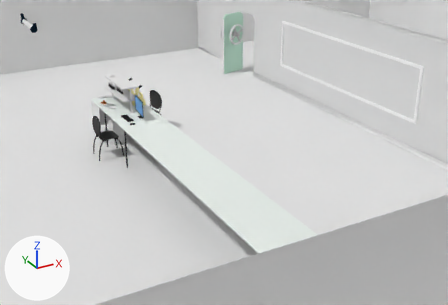
What one commit did to the Blender file Графика/Военная_база/лаба/laba.blend.
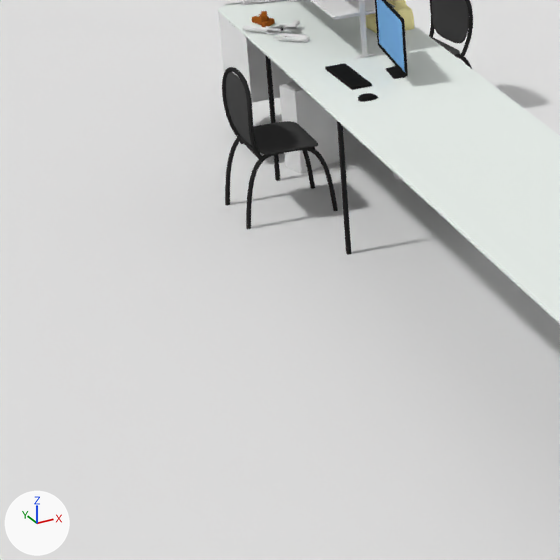
Each version appears first from a 50 mm lens placed at (-20.75, -10.88, 15.65), pointed at (-5.37, 17.07, 1.67), and next in a close-up on the part from 7% to 42% of the width and 32% to 83% of the height. Arrows for +X, +Y and +Z are at lower left; the lights stay in place.

Script lines for the objects in view, before the commit:
```python
ob_beziercurve_003 = bpy.data.objects.new('BezierCurve.003', cu_beziercurve_003)
ob_beziercurve_003.parent = ob_plane_020
ob_beziercurve_003.location = (-12.45, 22.92, 0.0)
ob_beziercurve_003.scale = (0.52, 0.52, 0.52)
ob_cube_014 = bpy.data.objects.new('Cube.014', me_cube_010)
ob_cube_014.location = (-7.44, 24.61, 2.87)
ob_cube_014.rotation_euler = (0.0, 0.0, -1.47)  # degrees (0, 0, -84)
ob_cube_014.scale = (0.331, 0.331, 0.331)
ob_plane_021 = bpy.data.objects.new('Plane.021', me_plane_016)
ob_plane_021.parent = ob_plane_020
ob_plane_021.location = (-12.45, 23.48, 1.304)
ob_plane_021.scale = (0.654, 0.654, 0.654)
# also in view: 'Cube.005' at (-8.85, 25.08, 0.73); 'Plane.013' at (-11.23, 21.05, 0.04); 'Cube.003' at (-8.38, 15.49, 1.19); 'Plane.002' at (-8.36, 25.09, 3.34); 'Plane.011' at (-8.39, 15.5, 2.52)
```
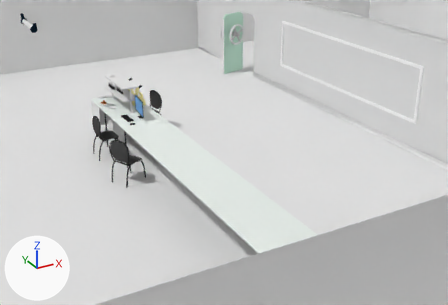
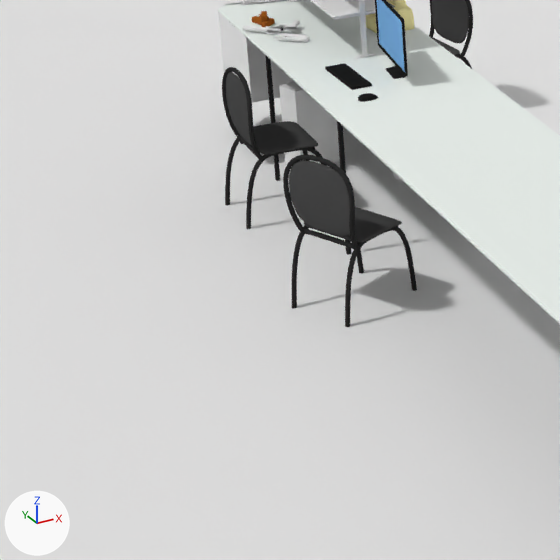
What differs and where, as boxes (x1, y1, x2, y2) in the close-ups (560 x 560 px):
'Plane.034', added: after (289, 160, 350, 236)
'BezierCurve.005', added (black): after (283, 155, 417, 327)
'Plane.035', added: after (304, 207, 402, 242)

The change, as a diff of the scene's bpy script:
```diff
--- a/Графика/Военная_база/лаба/laba.blend.py
+++ b/Графика/Военная_база/лаба/laba.blend.py
@@ ob_beziercurve_005 @@
+ob_beziercurve_005 = bpy.data.objects.new('BezierCurve.005', cu_beziercurve_003)
+ob_beziercurve_005.parent = ob_plane_034
+ob_beziercurve_005.matrix_parent_inverse = Matrix(((0.0, 0.0, -1.633, 3.141), (0.0, 1.633, 0.0, -38.37), (1.633, 0.0, 0.0, 21.36), (0.0, 0.0, 0.0, 1.0)))
+ob_beziercurve_005.location = (-12.45, 22.92, 0.0)
+ob_beziercurve_005.scale = (0.52, 0.52, 0.52)
@@ ob_plane_034 @@
+ob_plane_034 = bpy.data.objects.new('Plane.034', me_plane_008)
+ob_plane_034.location = (-10.71, 19.28, 1.92)
+ob_plane_034.rotation_euler = (-0.464, 1.571, 0.0)  # degrees (-27, 90, 0)
+ob_plane_034.scale = (0.612, 0.612, 0.612)
+_m = ob_plane_034.modifiers.new('Subsurf', 'SUBSURF')
+_m.levels = 2
@@ ob_plane_035 @@
+ob_plane_035 = bpy.data.objects.new('Plane.035', me_plane_016)
+ob_plane_035.parent = ob_plane_034
+ob_plane_035.matrix_parent_inverse = Matrix(((0.0, 0.0, -1.633, 3.141), (0.0, 1.633, 0.0, -38.37), (1.633, 0.0, 0.0, 21.36), (0.0, 0.0, 0.0, 1.0)))
+ob_plane_035.location = (-12.45, 23.48, 1.304)
+ob_plane_035.scale = (0.654, 0.654, 0.654)
+_m = ob_plane_035.modifiers.new('Subsurf', 'SUBSURF')
```
